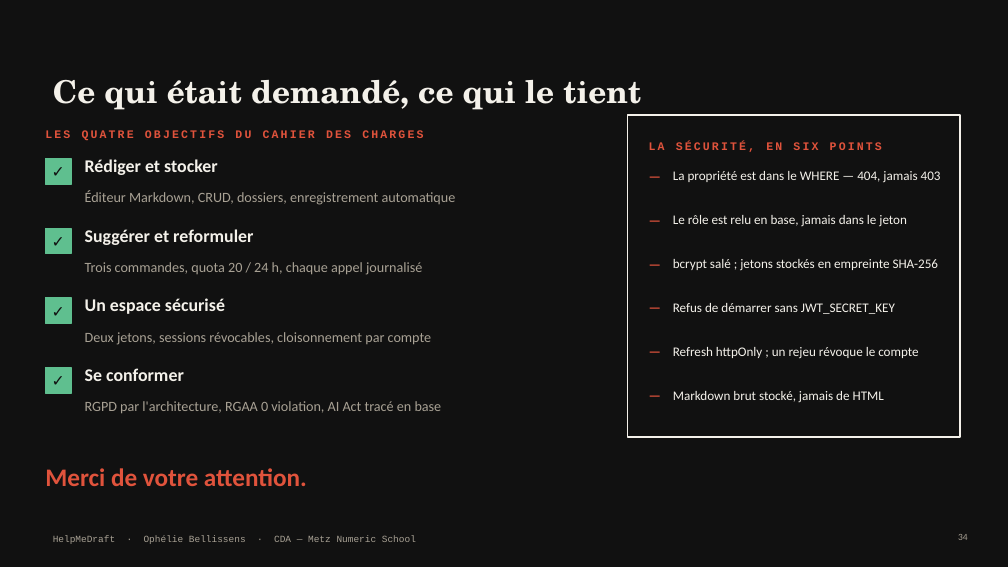
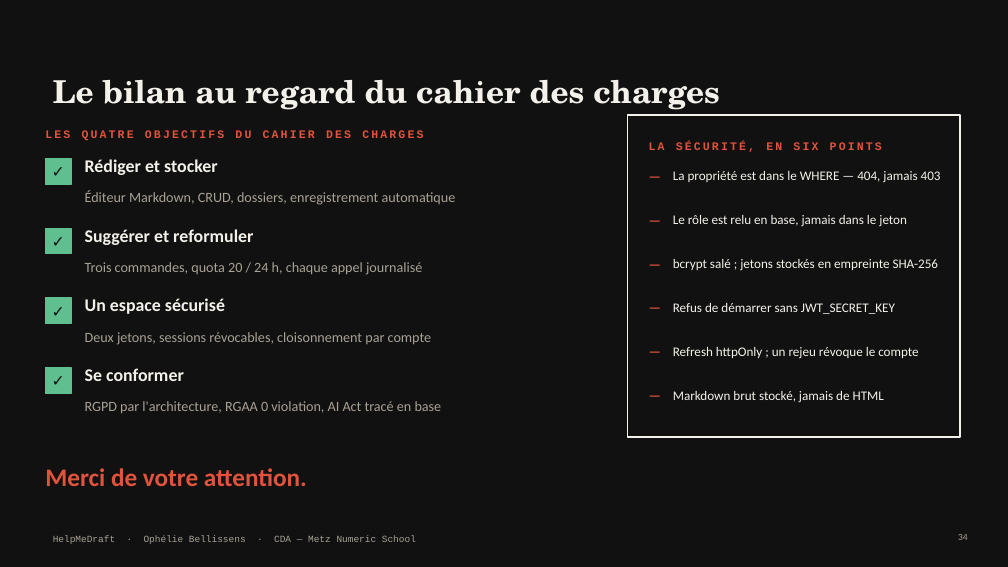
Before and after one commit to Equinoxya/HelpMeDraft---projet-fil-rouge, a slide deck: slide 34 of docs/Soutenance-HelpMeDraft.pptx. Drawn at 1008x567 pixels with LibreOffice and Linux fonts; fonts in the diff are those of the drawing. Boxes give left, top, right and bottom in pixels: in the first picture for what was removed or moved away, otherwise in the second. Text is boxed around its words. In the diff, an @@ line names an element or a change of style, - is before the commit and + after.

```diff
--- a/docs/Soutenance-HelpMeDraft.pptx
+++ b/docs/Soutenance-HelpMeDraft.pptx
@@ title at box(53, 80, 720, 110): text changed @@
-Ce qui était demandé, ce qui le tient
+Le bilan au regard du cahier des charges
```
Also in this commit, not shown: 19 other slides changed, 3 other files.
